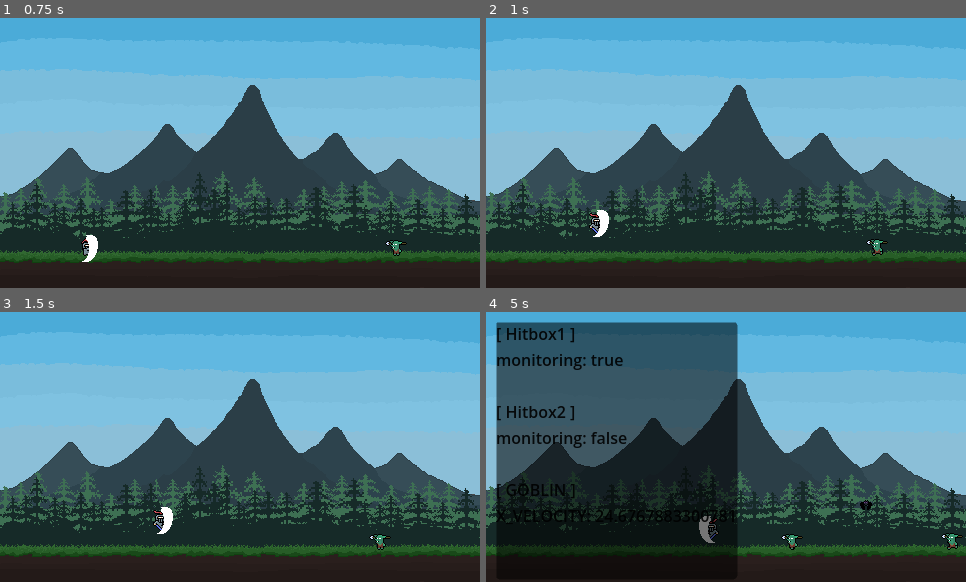
Above: before the commit, frames 1-4 (two rows, left to right).
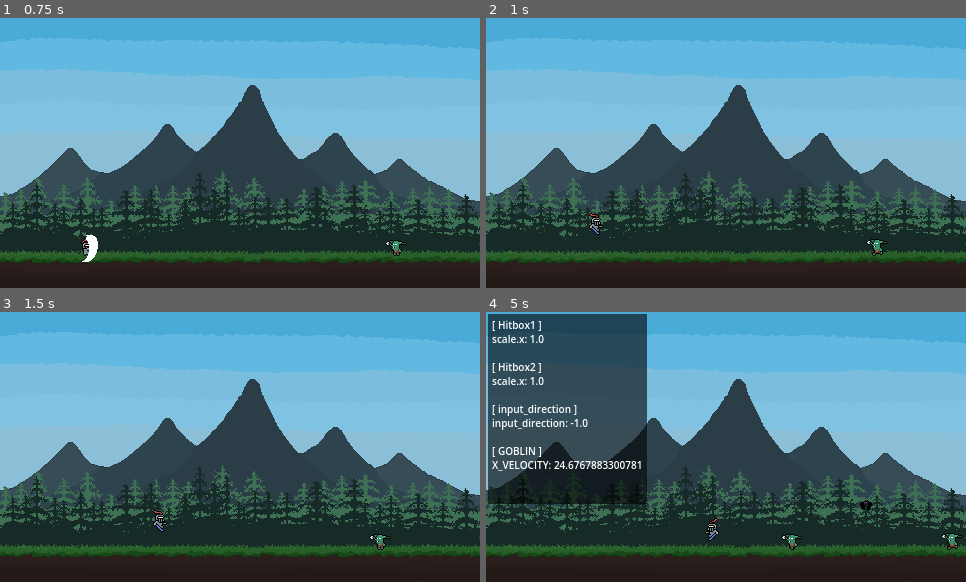
Above: after the commit, the same moments.

Repository: RadoslawG123/WavesOfMonsters
Game: Godot game, scene res://Scenes/main.tscn
Same seed, same stepped clock (60 frames per second), same inputs: the game is played once before the commit and once after it.
Inputs:
- Up to frame 1 (0.75 s): hold D (Right) from 0.53 s (still down); tap Space (Attack) at 0.6 s
- Up to frame 2 (1 s): keep holding D (Right); tap W (Jump) at 0.77, 0.8 s
- Up to frame 3 (1.5 s): keep holding D (Right); tap W (Jump) at 1.07, 1.35 s
- Up to frame 4 (5 s): tap W (Jump) at 1.52, 1.82, 2.3, 3.02, 3.32, 3.6, 3.77, 4.07, 4.52, 4.82 s; tap Space (Attack) at 1.55, 2.1, 2.85, 4.35 s; release D (Right) at 2.03 s; hold A (Left) 2.03-2.78 s; hold D (Right) 2.78-4.28 s; tap / (DebugOverlay) at 4.15 s; hold A (Left) from 4.28 s (still down)

Frame 1 is identical in both runs. In frame 2, 0.2% of the frame differs, in the area x 22-26%, y 71-82%; in frame 3, 0.2%; in frame 4, 22%, in the area x 0-53%, y 0-91%.

Commit message:
New implement of attack mechanics is working like old implement but it is more scalable.

Diff:
--- a/Scenes/Player/Player.tscn
+++ b/Scenes/Player/Player.tscn
@@ -6,7 +6,7 @@
 [ext_resource type="Texture2D" uid="uid://b56k6ert87xs0" path="res://Assets/Player/Player_Jump.png" id="2_dewec"]
 [ext_resource type="Texture2D" uid="uid://dqcurqr8r04xx" path="res://Assets/Player/Player_Attack_v2.png" id="3_0kmp4"]
 [ext_resource type="Texture2D" uid="uid://b4gun12gwefvt" path="res://Assets/Player/Player_Walk.png" id="4_5ixxa"]
-[ext_resource type="Texture2D" uid="uid://c15mti2cbuuq6" path="res://Assets/Player/Player_Jump_Attack.png" id="5_nn08x"]
+[ext_resource type="Texture2D" uid="uid://slkmyr1c5bsb" path="res://Assets/Player/Player_Jump_Attack_v2.png" id="6_epg6k"]
 [ext_resource type="PackedScene" uid="uid://c2ip3m0bosu7l" path="res://Scenes/Universal/hitbox_1.tscn" id="8_yoq75"]
 [ext_resource type="PackedScene" uid="uid://c0iocryvpm0un" path="res://Scenes/Universal/hitbox_2.tscn" id="9_ksbbd"]
 [ext_resource type="Texture2D" uid="uid://cj0t76fus0y6q" path="res://Assets/Player/Sword_cut_line_1.png" id="10_epg6k"]
@@ -83,28 +83,28 @@
 atlas = ExtResource("2_dewec")
 region = Rect2(52, 0, 26, 26)
 
-[sub_resource type="AtlasTexture" id="AtlasTexture_ulo2v"]
-atlas = ExtResource("5_nn08x")
+[sub_resource type="AtlasTexture" id="AtlasTexture_0objx"]
+atlas = ExtResource("6_epg6k")
 region = Rect2(0, 0, 36, 36)
 
-[sub_resource type="AtlasTexture" id="AtlasTexture_1iu4k"]
-atlas = ExtResource("5_nn08x")
+[sub_resource type="AtlasTexture" id="AtlasTexture_w71ue"]
+atlas = ExtResource("6_epg6k")
 region = Rect2(36, 0, 36, 36)
 
-[sub_resource type="AtlasTexture" id="AtlasTexture_m0x7a"]
-atlas = ExtResource("5_nn08x")
+[sub_resource type="AtlasTexture" id="AtlasTexture_1e6p3"]
+atlas = ExtResource("6_epg6k")
 region = Rect2(72, 0, 36, 36)
 
-[sub_resource type="AtlasTexture" id="AtlasTexture_5v66d"]
-atlas = ExtResource("5_nn08x")
+[sub_resource type="AtlasTexture" id="AtlasTexture_yb677"]
+atlas = ExtResource("6_epg6k")
 region = Rect2(108, 0, 36, 36)
 
-[sub_resource type="AtlasTexture" id="AtlasTexture_u7x0b"]
-atlas = ExtResource("5_nn08x")
+[sub_resource type="AtlasTexture" id="AtlasTexture_8cj01"]
+atlas = ExtResource("6_epg6k")
 region = Rect2(144, 0, 36, 36)
 
-[sub_resource type="AtlasTexture" id="AtlasTexture_kih0c"]
-atlas = ExtResource("5_nn08x")
+[sub_resource type="AtlasTexture" id="AtlasTexture_i2g7t"]
+atlas = ExtResource("6_epg6k")
 region = Rect2(180, 0, 36, 36)
 
 [sub_resource type="AtlasTexture" id="AtlasTexture_megsn"]
@@ -337,6 +337,18 @@
 "update": 1,
 "values": [true, false]
 }
+tracks/6/type = "value"
+tracks/6/imported = false
+tracks/6/enabled = true
+tracks/6/path = NodePath("SwordCutLine1/Hitbox1:monitorable")
+tracks/6/interp = 1
+tracks/6/loop_wrap = true
+tracks/6/keys = {
+"times": PackedFloat32Array(0.8, 1.4),
+"transitions": PackedFloat32Array(1, 1),
+"update": 1,
+"values": [true, false]
+}
 
 [sub_resource type="Animation" id="Animation_yoq75"]
 resource_name = "Double_Attack"
@@ -411,6 +423,18 @@
 tracks/5/interp = 1
 tracks/5/loop_wrap = true
 tracks/5/keys = {
+"times": PackedFloat32Array(0, 1),
+"transitions": PackedFloat32Array(1, 1),
+"update": 1,
+"values": [true, false]
+}
+tracks/6/type = "value"
+tracks/6/imported = false
+tracks/6/enabled = true
+tracks/6/path = NodePath("SwordCutLine2/Hitbox2:monitorable")
+tracks/6/interp = 1
+tracks/6/loop_wrap = true
+tracks/6/keys = {
 "times": PackedFloat32Array(0, 1),
 "transitions": PackedFloat32Array(1, 1),
 "update": 1,
@@ -640,11 +664,35 @@
 tracks/4/type = "value"
 tracks/4/imported = false
 tracks/4/enabled = true
-tracks/4/path = NodePath("SwordCutLine1/Hitbox1:monitorable")
+tracks/4/path = NodePath("SwordCutLine1/Hitbox1:monitoring")
 tracks/4/interp = 1
 tracks/4/loop_wrap = true
 tracks/4/keys = {
-"times": PackedFloat32Array(0.8, 1.2),
+"times": PackedFloat32Array(0.8, 1.4),
+"transitions": PackedFloat32Array(1, 1),
+"update": 1,
+"values": [true, false]
+}
+tracks/5/type = "value"
+tracks/5/imported = false
+tracks/5/enabled = true
+tracks/5/path = NodePath("SwordCutLine1:visible")
+tracks/5/interp = 1
+tracks/5/loop_wrap = true
+tracks/5/keys = {
+"times": PackedFloat32Array(0.8, 1.4),
+"transitions": PackedFloat32Array(1, 1),
+"update": 1,
+"values": [true, false]
+}
+tracks/6/type = "value"
+tracks/6/imported = false
+tracks/6/enabled = true
+tracks/6/path = NodePath("SwordCutLine1/Hitbox1:monitorable")
+tracks/6/interp = 1
+tracks/6/loop_wrap = true
+tracks/6/keys = {
+"times": PackedFloat32Array(0.8, 1.4),
 "transitions": PackedFloat32Array(1, 1),
 "update": 1,
 "values": [true, false]
@@ -707,11 +755,35 @@
 tracks/4/type = "value"
 tracks/4/imported = false
 tracks/4/enabled = true
-tracks/4/path = NodePath("SwordCutLine2/Hitbox2:monitorable")
+tracks/4/path = NodePath("SwordCutLine2/Hitbox2:monitoring")
 tracks/4/interp = 1
 tracks/4/loop_wrap = true
 tracks/4/keys = {
-"times": PackedFloat32Array(0, 0.8),
+"times": PackedFloat32Array(0, 1),
+"transitions": PackedFloat32Array(1, 1),
+"update": 1,
+"values": [true, false]
+}
+tracks/5/type = "value"
+tracks/5/imported = false
+tracks/5/enabled = true
+tracks/5/path = NodePath("SwordCutLine2:visible")
+tracks/5/interp = 1
+tracks/5/loop_wrap = true
+tracks/5/keys = {
+"times": PackedFloat32Array(0, 1),
+"transitions": PackedFloat32Array(1, 1),
+"update": 1,
+"values": [true, false]
+}
+tracks/6/type = "value"
+tracks/6/imported = false
+tracks/6/enabled = true
+tracks/6/path = NodePath("SwordCutLine2/Hitbox2:monitorable")
+tracks/6/interp = 1
+tracks/6/loop_wrap = true
+tracks/6/keys = {
+"times": PackedFloat32Array(0, 1),
 "transitions": PackedFloat32Array(1, 1),
 "update": 1,
 "values": [true, false]
@@ -915,7 +987,6 @@
 
 [node name="Hitbox2" parent="SwordCutLine2" unique_id=606897665 instance=ExtResource("9_ksbbd")]
 visible = false
-monitoring = false
 
 [node name="Hitbox2Collider" type="CollisionPolygon2D" parent="SwordCutLine2/Hitbox2" unique_id=1726227702]
 position = Vector2(0.07880509, 1.8750678)
--- a/Scenes/main.tscn
+++ b/Scenes/main.tscn
@@ -143,4 +143,3 @@
 
 [node name="AudioStreamPlayer2D" type="AudioStreamPlayer2D" parent="." unique_id=1195678830]
 stream = ExtResource("7_6bp64")
-autoplay = true
--- a/Scripts/Others/DebugOverlay.gd
+++ b/Scripts/Others/DebugOverlay.gd
@@ -13,14 +13,29 @@
 func _ready() -> void:
 	layer = 128
 
-	# Creating black container with opacity
+	# 1. Tworzymy kontener
 	panel_container = PanelContainer.new()
-	panel_container.modulate = Color(0, 0, 0, 0.9)
-	panel_container.position = Vector2(10, 10) # Margines od lewego górnego rogu
+	panel_container.position = Vector2(2, 2)
+
+	# Tworzymy niestandardowy wygląd tła (StyleBox), żeby zmniejszyć marginesy
+	var style = StyleBoxFlat.new()
+	style.bg_color = Color(0, 0, 0, 0.6) # Czarny, półprzezroczysty
+	# Ekstremalnie małe marginesy (domyślnie Godot daje tu dużo pustej przestrzeni)
+	style.content_margin_left = 4
+	style.content_margin_right = 4
+	style.content_margin_top = 4
+	style.content_margin_bottom = 4
+
+	panel_container.add_theme_stylebox_override("panel", style)
 	add_child(panel_container)
 
-	# Creating text
+	# 2. Tworzymy tekst
 	label = Label.new()
+	# Nadpisujemy rozmiar czcionki na bardzo mały (idealny do pixel artu)
+	label.add_theme_font_size_override("font_size", 10)
+	# Zmniejszamy odstępy między linijkami
+	label.add_theme_constant_override("line_spacing", 0)
+
 	panel_container.add_child(label)
 
 	visible = false
--- a/Scripts/Others/spear.gd
+++ b/Scripts/Others/spear.gd
@@ -70,5 +70,5 @@
 ## Signal function: Player hits the spear by his weapon hitbox to reflect it
 func _on_player_hitbox_entered(area: Area2D) -> void:
 	# If area is hitbox and hitbox have right direction
-	if area.is_in_group("Hitbox") and area.scale.x == -1:
+	if area.is_in_group("Hitbox") and area.get_parent().scale.x == -1:
 		change_flight_path()
--- a/Scripts/Player/player.gd
+++ b/Scripts/Player/player.gd
@@ -42,8 +42,11 @@
 
 ## Physics Process: Called every frame. 'delta' is the elapsed time since the previous frame.
 func _physics_process(delta: float) -> void:
-	DebugOverlay.add_stat("Hitbox1", "monitoring", hitbox_1.monitoring)
-	DebugOverlay.add_stat("Hitbox2", "monitoring", hitbox_2.monitoring)
+	DebugOverlay.add_stat("Hitbox1", "scale.x", hitbox_1.scale.x)
+	DebugOverlay.add_stat("Hitbox2", "scale.x", hitbox_2.scale.x)
+	#DebugOverlay.add_stat("sword_cut_line_1", "visible", sword_cut_line_1.visible)
+	#DebugOverlay.add_stat("Hitbox2", "monitoring", hitbox_2.monitoring)
+	#DebugOverlay.add_stat("sword_cut_line_2", "visible", sword_cut_line_2.visible)
 	process_state(delta)
 	move_and_slide()
 
@@ -117,7 +120,7 @@
 ## Handle Movement
 func handle_movement() -> void:
 	input_direction = signf(Input.get_axis("Left", "Right"))
-
+	DebugOverlay.add_stat("input_direction", "input_direction", input_direction)
 	if input_direction:
 		player_animation.flip_h = input_direction > 0
 
@@ -167,6 +170,10 @@
 	is_attacking = false
 	attack_combo = false
 	can_attack = true
+	sword_cut_line_1.visible = false
+	hitbox_1.monitoring = false
+	sword_cut_line_2.visible = false
+	hitbox_2.monitoring = false
 
 
 ##### Signal Functions #####
Binary file added: Assets/Player/Player_Jump_Attack_v2.png
Not shown, added: Assets/Player/Player_Jump_Attack_v2.png.import
Binary file added: Assets/Player/Sword_Jump_cut_line1.png
Not shown, added: Assets/Player/Sword_Jump_cut_line1.png.import
Binary file added: Assets/Player/Sword_Jump_cut_line2.png
Not shown, added: Assets/Player/Sword_Jump_cut_line2.png.import
Not shown: 2 places in Scenes/Player/Player.tscn that only renumber resources
